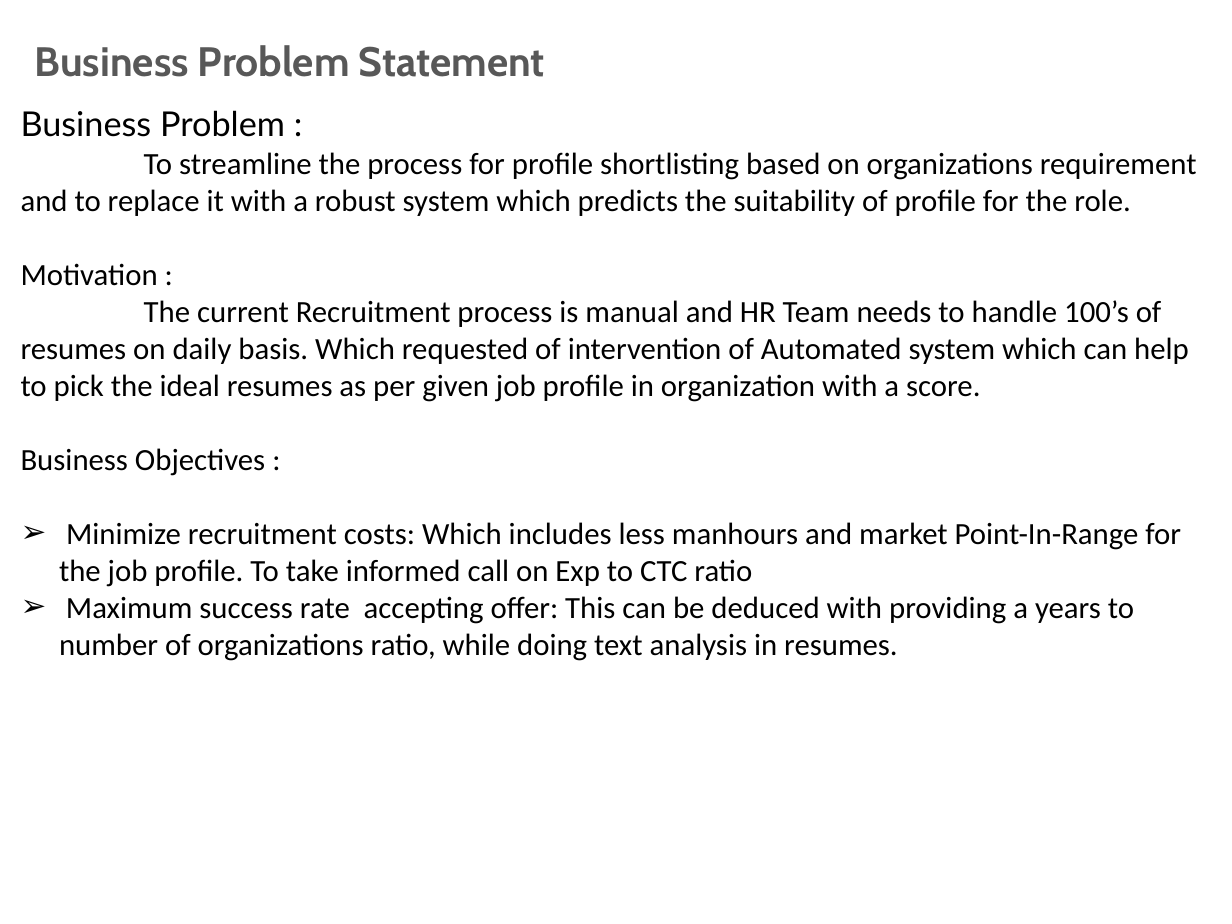
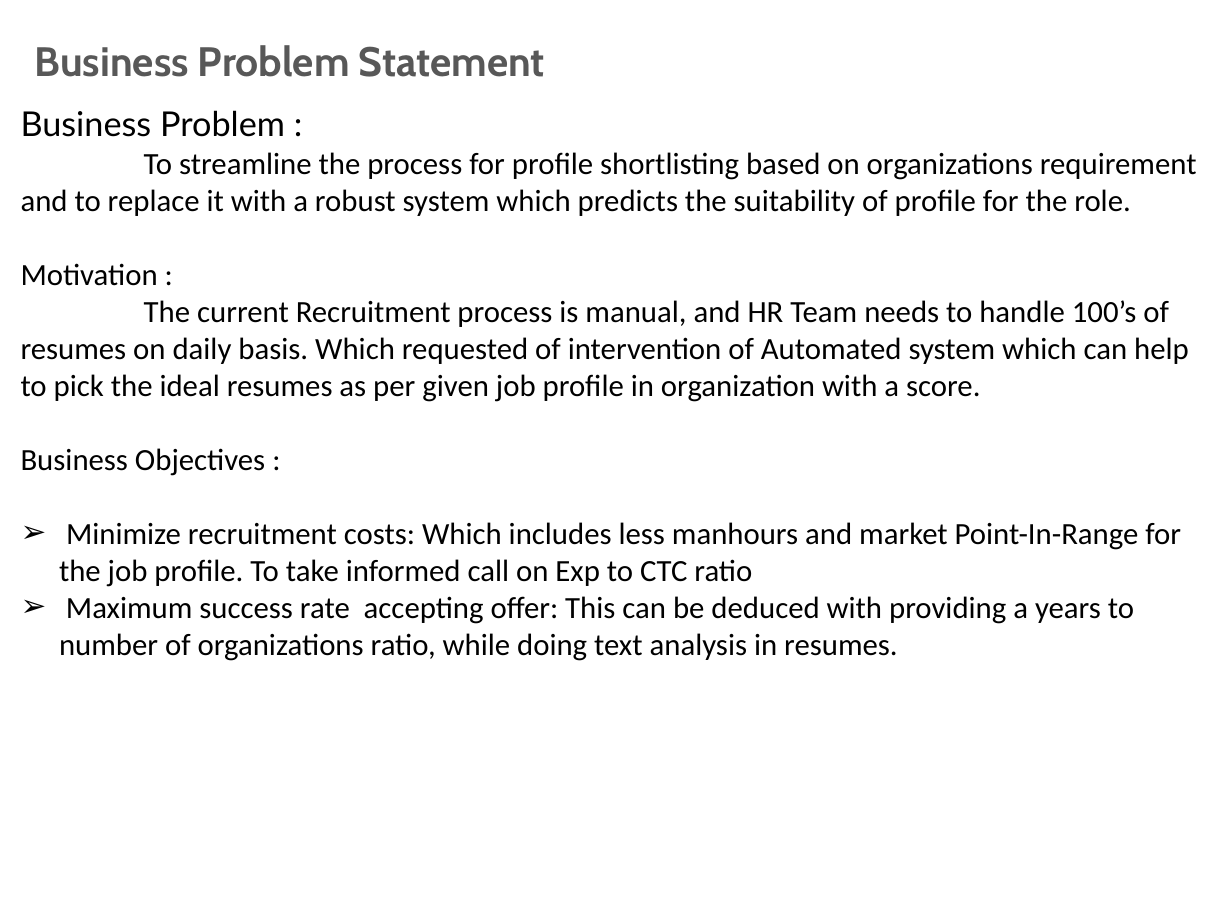
Before and after one commit to anirudhyadav/ISBG4FP1, a slide deck: slide 3 of Foundation_Project_G4__Final_Review_Trending_Jobs.pptx. Drawn at 1232x924 pixels with LibreOffice and Linux fonts; fonts in the diff are those of the drawing; background and template pictures are left out. Boxes give left, top, right and bottom in pixels: in the first picture for what was removed or moved away, otherwise in the second. Text is boxed around its words. In the diff, an @@ line names an element or a change of style, - is before the commit and + after.

```diff
--- a/Foundation_Project_G4__Final_Review_Trending_Jobs.pptx
+++ b/Foundation_Project_G4__Final_Review_Trending_Jobs.pptx
@@ text at box(21, 300, 1189, 402): text changed @@
-The current Recruitment process is manual and HR Team needs to handle 100’s of resumes on daily basis. Which requested of intervention of Automated system which can help to pick the ideal resumes as per given job profile in organization with a score.
+The current Recruitment process is manual, and HR Team needs to handle 100’s of resumes on daily basis. Which requested of intervention of Automated system which can help to pick the ideal resumes as per given job profile in organization with a score.
```
Also in this commit, not shown: 1 other slide changed, 1 other file.
